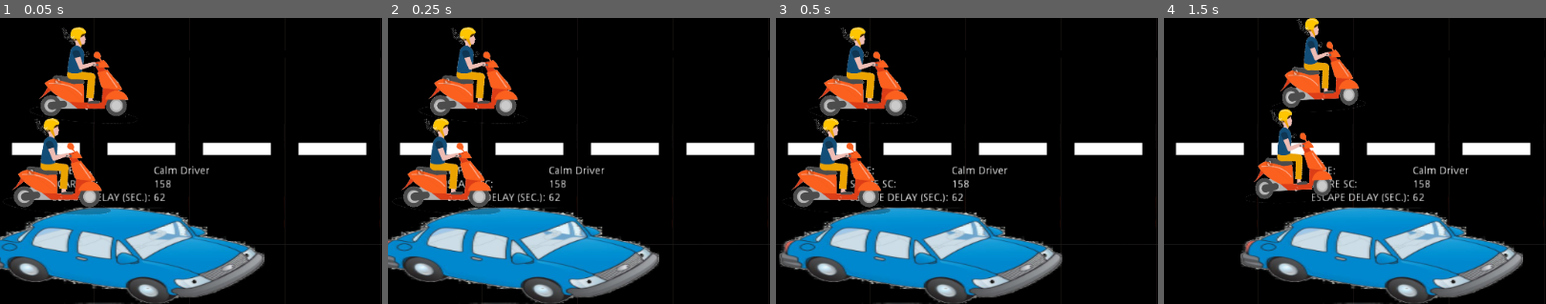
Above: before the commit, frames 1-4 (left to right).
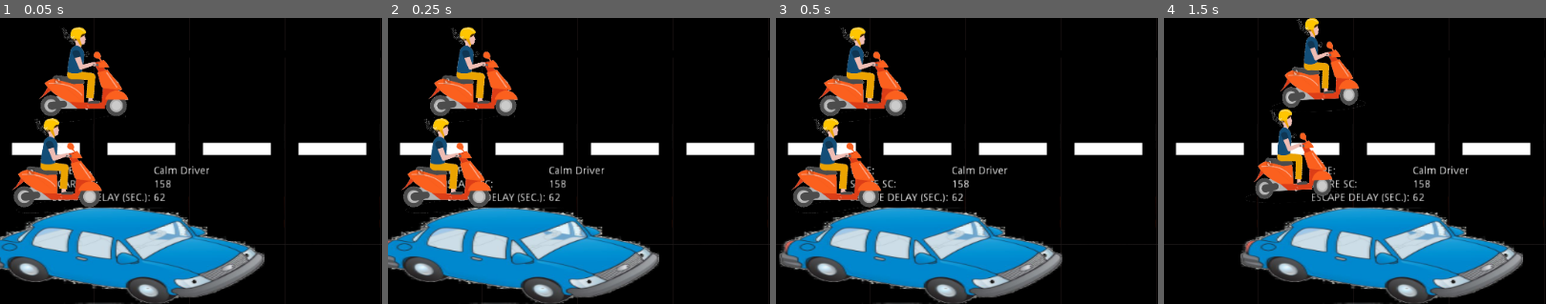
Above: after the commit, the same moments.

Repository: Anatolij-Grigorjev/MopedRebel
Game: Godot game, scene res://stages/city1stage.tscn
Two runs of this game, one before a commit and one after it. Both use one fixed random seed, a clock stepped at 60 frames per second and the inputs below. The project has no main scene, so this scene is started directly. The engine's default icon, where the game draws it, is replaced by a stand-in: a white triangle on a blue panel in a dark square.
Inputs:
- Up to frame 1 (0.05 s): no input
- Up to frame 2 (0.25 s): no input
- Up to frame 3 (0.5 s): no input
- Up to frame 4 (1.5 s): hold D (accelerate_right) 0.53-1.28 s; hold F (flip_bird) 0.53-1.28 s; hold Down (diss_down) from 1.28 s (still down); tap Space (mount_moped) at 1.35 s
The pictures show only the part of the screen within x 13-63%, y 44-94%; the shares and areas given below are measured in that part.

The runs differ from the first frame. In frame 1, 0.3% of the frame differs, in the area x 3-34%, y 31-69%; in frame 2, 0.2%; in frame 3, 0.2%; in frame 4, nothing differs.
Error before the commit: Attempt to call function 'enable' in base 'null instance' on a null instance. (res://globals/global_functions.gd:171)
Error after the commit: Attempt to call function 'enable' in base 'null instance' on a null instance. (res://globals/global_functions.gd:181)

Commit message:
add curb jump effort animation

Diff:
--- a/game/globals/global_functions.gd
+++ b/game/globals/global_functions.gd
@@ -105,6 +105,16 @@
 		])
 
 
+func substring(string, from_idx, to_idx):
+	if (not string or (not typeof(string) == TYPE_STRING)):
+		return string
+	var length = string.length()
+	if (from_idx >= length or from_idx >= to_idx):
+		return ''
+	if (to_idx >= length):
+		return string
+	return string.right(from_idx).left(to_idx - from_idx)
+
 func get_tilemap_bounding_rect(tilemap):
 	if (tilemap == null):
 		return Rect2()
--- a/game/rebel/rebel_on_moped.gd
+++ b/game/rebel/rebel_on_moped.gd
@@ -117,6 +117,7 @@
 					is_grinding_curb = _rebel_swerve_towards_position(collision.position)
 					if (is_grinding_curb):
 						remain_curb_grind_time_sec = CURB_GRIND_TIME_SEC
+						anim.play(anim.assigned_animation + '_grinding')
 				if (animation_name):
 					var animation_length = anim.get_animation(animation_name).length
 					play_nointerrupt_anim(animation_name)
@@ -150,6 +151,12 @@
 func _reset_grinding_curb():
 	is_grinding_curb = false
 	remain_curb_grind_time_sec = 0
+	var current_anim = anim.assigned_animation
+	if (current_anim.ends_with('_grinding')):
+		var no_grind_animation = F.substring(current_anim, 0, current_anim.length() - '_grinding'.length())
+		var anim_object = anim.get_animation(no_grind_animation)
+		anim.play(no_grind_animation)
+		anim.seek(anim_object.length)
 
 func _finish_unmounting():
 	rotation = 0
--- a/game/rebel/rebel_on_moped.tscn
+++ b/game/rebel/rebel_on_moped.tscn
@@ -234,11 +234,11 @@
 "values": [ Vector2( 0.4, 0.4 ), Vector2( 0.3, 0.3 ) ]
 }
 
-[sub_resource type="Animation" id=5]
-
-resource_name = "moped_swerve_up"
-length = 0.25
-loop = false
+[sub_resource type="Animation" id=8]
+
+resource_name = "moped_swerve_down_grinding"
+length = 0.2
+loop = true
 step = 0.05
 tracks/0/type = "value"
 tracks/0/path = NodePath("sprite:rotation_degrees")
@@ -247,10 +247,10 @@
 tracks/0/imported = false
 tracks/0/enabled = true
 tracks/0/keys = {
-"times": PoolRealArray( 0, 0.25 ),
-"transitions": PoolRealArray( 1, 1 ),
-"update": 0,
-"values": [ 0.0, -5.0 ]
+"times": PoolRealArray( 0, 0.1, 0.2 ),
+"transitions": PoolRealArray( 1, 1, 1 ),
+"update": 0,
+"values": [ 5.0, 10.0, 5.0 ]
 }
 tracks/1/type = "value"
 tracks/1/path = NodePath("sprite:scale")
@@ -259,10 +259,10 @@
 tracks/1/imported = false
 tracks/1/enabled = true
 tracks/1/keys = {
-"times": PoolRealArray( 0, 0.25 ),
-"transitions": PoolRealArray( 1, 1 ),
-"update": 0,
-"values": [ Vector2( 0.45, 0.45 ), Vector2( 0.35, 0.45 ) ]
+"times": PoolRealArray( 0 ),
+"transitions": PoolRealArray( 1 ),
+"update": 0,
+"values": [ Vector2( 0.35, 0.45 ) ]
 }
 tracks/2/type = "value"
 tracks/2/path = NodePath("dropshadow:rotation_degrees")
@@ -271,10 +271,10 @@
 tracks/2/imported = false
 tracks/2/enabled = true
 tracks/2/keys = {
-"times": PoolRealArray( 0, 0.25 ),
-"transitions": PoolRealArray( 1, 1 ),
-"update": 0,
-"values": [ 0.0, -5.0 ]
+"times": PoolRealArray( 0, 0.1, 0.2 ),
+"transitions": PoolRealArray( 1, 1, 1 ),
+"update": 0,
+"values": [ 5.0, 10.0, 5.0 ]
 }
 tracks/3/type = "value"
 tracks/3/path = NodePath("dropshadow:scale")
@@ -283,10 +283,120 @@
 tracks/3/imported = false
 tracks/3/enabled = true
 tracks/3/keys = {
+"times": PoolRealArray( 0 ),
+"transitions": PoolRealArray( 1 ),
+"update": 0,
+"values": [ Vector2( 0.3, 0.3 ) ]
+}
+
+[sub_resource type="Animation" id=5]
+
+resource_name = "moped_swerve_up"
+length = 0.25
+loop = false
+step = 0.05
+tracks/0/type = "value"
+tracks/0/path = NodePath("sprite:rotation_degrees")
+tracks/0/interp = 1
+tracks/0/loop_wrap = true
+tracks/0/imported = false
+tracks/0/enabled = true
+tracks/0/keys = {
+"times": PoolRealArray( 0, 0.25 ),
+"transitions": PoolRealArray( 1, 1 ),
+"update": 0,
+"values": [ 0.0, -5.0 ]
+}
+tracks/1/type = "value"
+tracks/1/path = NodePath("sprite:scale")
+tracks/1/interp = 1
+tracks/1/loop_wrap = true
+tracks/1/imported = false
+tracks/1/enabled = true
+tracks/1/keys = {
+"times": PoolRealArray( 0, 0.25 ),
+"transitions": PoolRealArray( 1, 1 ),
+"update": 0,
+"values": [ Vector2( 0.45, 0.45 ), Vector2( 0.35, 0.45 ) ]
+}
+tracks/2/type = "value"
+tracks/2/path = NodePath("dropshadow:rotation_degrees")
+tracks/2/interp = 1
+tracks/2/loop_wrap = true
+tracks/2/imported = false
+tracks/2/enabled = true
+tracks/2/keys = {
+"times": PoolRealArray( 0, 0.25 ),
+"transitions": PoolRealArray( 1, 1 ),
+"update": 0,
+"values": [ 0.0, -5.0 ]
+}
+tracks/3/type = "value"
+tracks/3/path = NodePath("dropshadow:scale")
+tracks/3/interp = 1
+tracks/3/loop_wrap = true
+tracks/3/imported = false
+tracks/3/enabled = true
+tracks/3/keys = {
 "times": PoolRealArray( 0, 0.25 ),
 "transitions": PoolRealArray( 1, 1 ),
 "update": 0,
 "values": [ Vector2( 0.4, 0.4 ), Vector2( 0.3, 0.3 ) ]
+}
+
+[sub_resource type="Animation" id=9]
+
+resource_name = "moped_swerve_up_grinding"
+length = 0.2
+loop = true
+step = 0.05
+tracks/0/type = "value"
+tracks/0/path = NodePath("sprite:rotation_degrees")
+tracks/0/interp = 1
+tracks/0/loop_wrap = true
+tracks/0/imported = false
+tracks/0/enabled = true
+tracks/0/keys = {
+"times": PoolRealArray( 0, 0.1, 0.2 ),
+"transitions": PoolRealArray( 1, 1, 1 ),
+"update": 0,
+"values": [ -5.0, -10.0, -5.0 ]
+}
+tracks/1/type = "value"
+tracks/1/path = NodePath("sprite:scale")
+tracks/1/interp = 1
+tracks/1/loop_wrap = true
+tracks/1/imported = false
+tracks/1/enabled = true
+tracks/1/keys = {
+"times": PoolRealArray( 0 ),
+"transitions": PoolRealArray( 1 ),
+"update": 0,
+"values": [ Vector2( 0.35, 0.45 ) ]
+}
+tracks/2/type = "value"
+tracks/2/path = NodePath("dropshadow:rotation_degrees")
+tracks/2/interp = 1
+tracks/2/loop_wrap = true
+tracks/2/imported = false
+tracks/2/enabled = true
+tracks/2/keys = {
+"times": PoolRealArray( 0, 0.1, 0.2 ),
+"transitions": PoolRealArray( 1, 1, 1 ),
+"update": 0,
+"values": [ -5.0, -10.0, -5.0 ]
+}
+tracks/3/type = "value"
+tracks/3/path = NodePath("dropshadow:scale")
+tracks/3/interp = 1
+tracks/3/loop_wrap = true
+tracks/3/imported = false
+tracks/3/enabled = true
+tracks/3/keys = {
+"times": PoolRealArray( 0 ),
+"transitions": PoolRealArray( 1 ),
+"update": 0,
+"values": [ Vector2( 0.3, 0.3 ) ]
 }
 
 [sub_resource type="Animation" id=6]
@@ -351,6 +461,7 @@
 
 [node name="sprite" type="Sprite" parent="." index="1"]
 
+rotation = -0.122002
 scale = Vector2( 0.35, 0.45 )
 texture = ExtResource( 2 )
 _sections_unfolded = [ "Transform" ]
@@ -405,12 +516,14 @@
 anims/flip_moped = SubResource( 3 )
 anims/moped_jump_curb = SubResource( 7 )
 anims/moped_swerve_down = SubResource( 4 )
+anims/moped_swerve_down_grinding = SubResource( 8 )
 anims/moped_swerve_up = SubResource( 5 )
+anims/moped_swerve_up_grinding = SubResource( 9 )
 anims/unmount_moped = SubResource( 6 )
 blend_times = [  ]
 
 [node name="dropshadow" parent="." index="6" instance=ExtResource( 4 )]
 
 position = Vector2( 0, 55 )
-rotation = 0.0872665
-scale = Vector2( 0.4, 0.4 )
+rotation = -0.122002
+scale = Vector2( 0.3, 0.3 )
Not shown: 1 places in game/rebel/rebel_on_moped.tscn that only renumber resources
